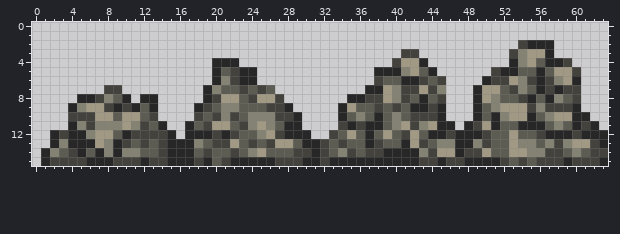
One commit to this pixel-art sprite: content/Materials/Rocks/resource.betoniter.png. Above is the file before it was changed.
The file is 64x16 pixels.
Once edited:
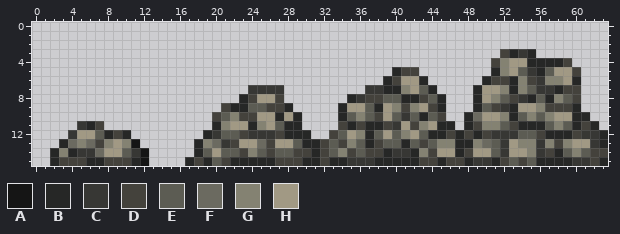
Palette (. is transparent): A #151515  B #262726  C #373734  D #44423c  E #5c5c53  F #6b6a60  G #848272  H #a19984
The edit:
Changed rows in their new state; - is an unchanged pixel.
first column x 1:
 2 -----------------------------------------------------....-----
 3 ----------------------------------------..---------DBCB..-----
 4 -------------------...-----------------....-------DGHHBB------
 5 -------------------.....-------------..-DD..------BGH-C-------
 6 -------------------.....-------------.BDHHB..-------B--CG-----
 7 -------..---------.....CCCC---------CCBBGHEB.------GB--CC-----
 8 ----......-..-----....B------------C--EEBBD-B-------DC--------
 9 ---..........----...DBB------------H-BHGDGH-------DCB-H-------
10 ---..........----..-EGDDHHBH---------DHECEBED--BFHH-BEG-------
11 ---.CBD.......--...BGHHBGH------------DC---------GG-D---------
12 -..CHHEBD-.....-..-CEEDCCC---------G----G------D--CCC-------CC
13 -.BFGFD-HGA......BGFCDHHF---------G------E-------F-C---C-----C
14 .BGBCCFHHECA.....BEH-ED-ED-------------CC-------H--C---C-B----
15 .B-----D--BA....------------------CCC-----------CC-----BBB-CC-
Pixel boxes of the changes (left, top, right, bottom) in both pictures:
changed: (347, 40, 599, 166)
changed: (41, 58, 293, 166)
